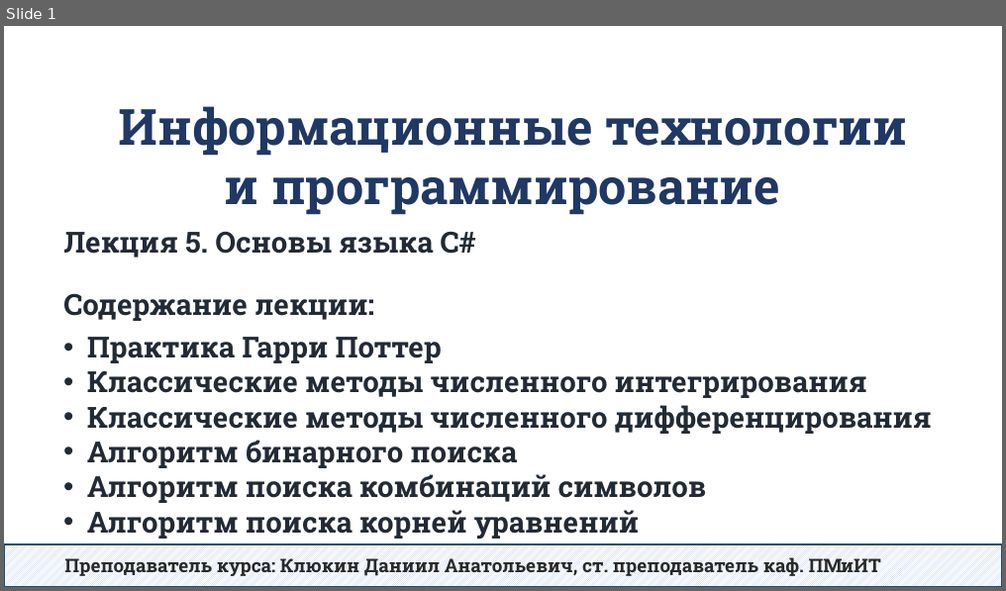
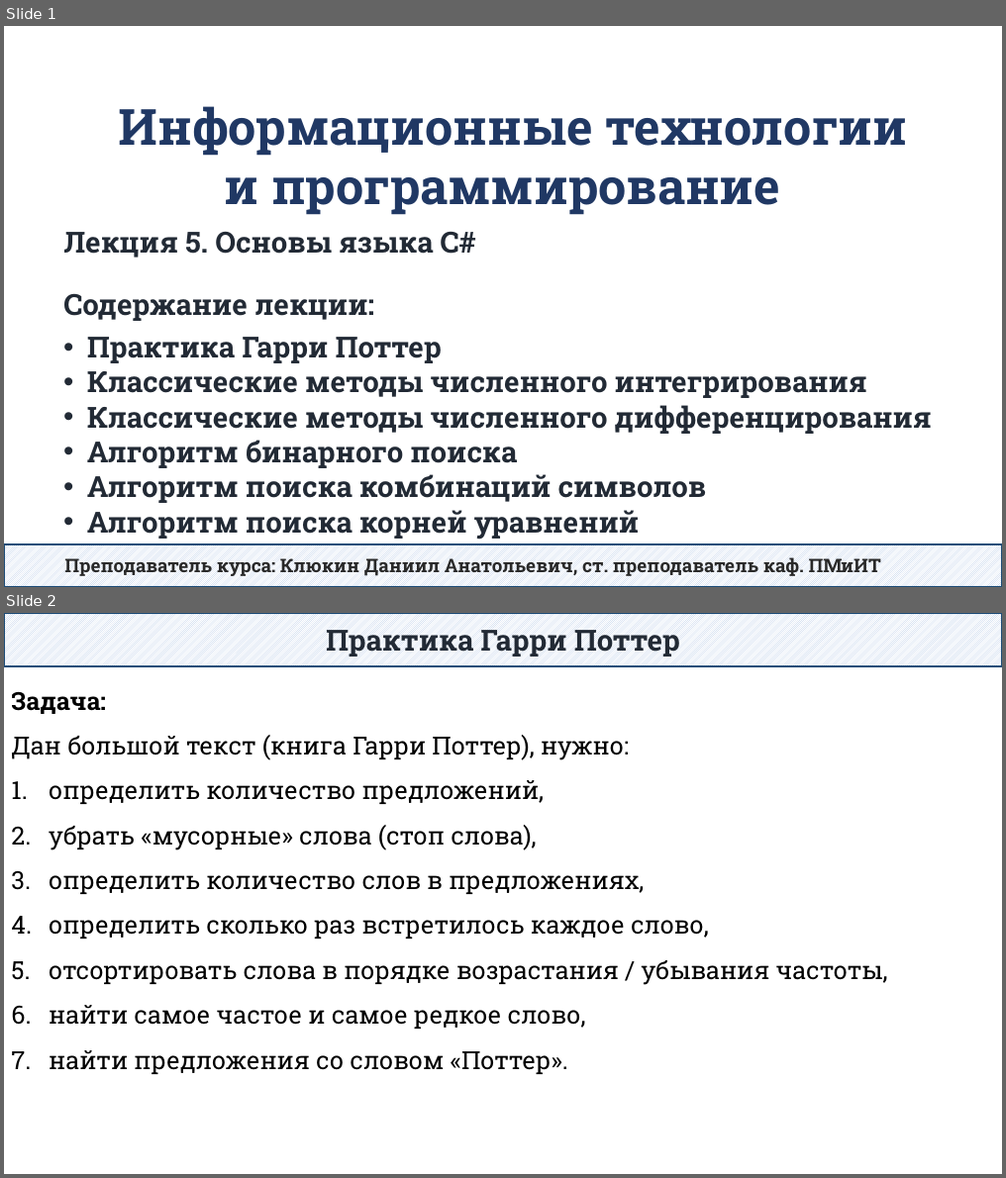
Before and after one commit to DaniilKlyukin/ITiP-1, a slide deck: Лекции/ИТиП лек 5.pptx. Shown one above the other, each under a label of ours: slide 1 before the commit, slides 1 and 2 after it. The pictures are 1006x591 and 1006x1178 pixels, drawn with LibreOffice and Linux fonts; fonts in the diff are those of the drawing. Boxes give left, top, right and bottom in pixels: in the first picture for what was removed or moved away, otherwise in the second. Text is boxed around its words. In the diff, an @@ line names an element or a change of style, - is before the commit and + after.

```diff
--- a/Лекции/ИТиП лек 5.pptx
+++ b/Лекции/ИТиП лек 5.pptx
@@ slide 2 added at [4, 613, 1002, 1174], background #FFFFFF @@
@@ rectangle added at [4, 613, 1002, 666], fill pattern #B4C7E7 on #FFFFFF, outline #1F4E79 1.25 pt, 28 pt, text #222A35, bold @@
+Практика Гарри Поттер
@@ text added at [11, 692, 888, 1074], 24 pt, text #000000 @@
+Задача:
+Дан большой текст (книга Гарри Поттер), нужно:
+1. определить количество предложений,
+2. убрать «мусорные» слова (стоп слова),
+3. определить количество слов в предложениях,
+4. определить сколько раз встретилось каждое слово,
+5. отсортировать слова в порядке возрастания / убывания частоты,
+6. найти самое частое и самое редкое слово,
+7. найти предложения со словом «Поттер».
```
Also in this commit, not shown: 2 slides changed, 11 other slides added, 4 slides removed, 12 other files.
